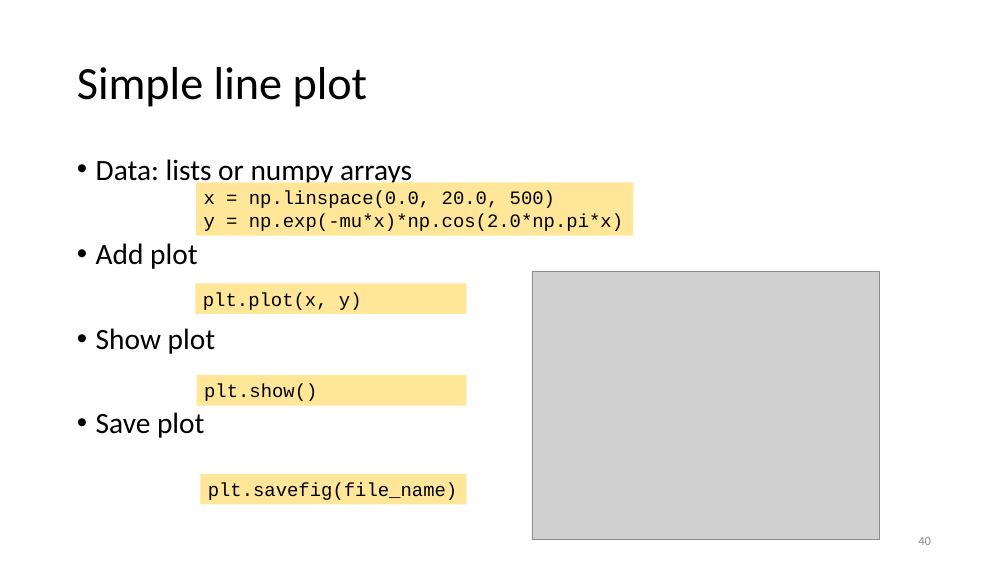
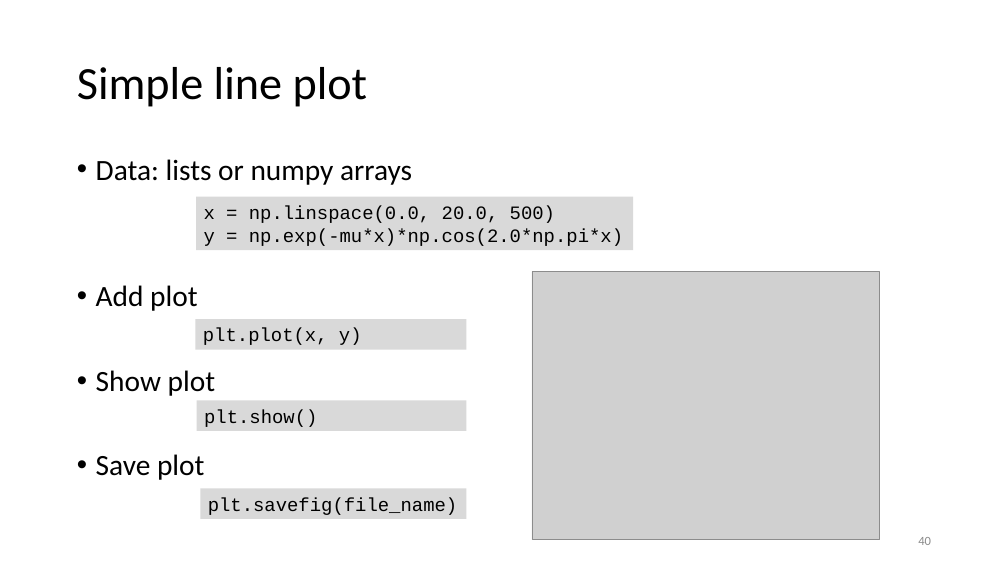
Before and after one commit to gjbex/Scientific-Python, a slide deck: slide 40 of scientific_python.pptx. Drawn at 1008x567 pixels with LibreOffice and Linux fonts; fonts in the diff are those of the drawing; grey boxes stand for pictures. Boxes give left, top, right and bottom in pixels: in the first picture for what was removed or moved away, otherwise in the second. Text is boxed around its words. In the diff, an @@ line names an element or a change of style, - is before the commit and + after.

Commit message:
Fix format of matplotlib section

```diff
--- a/scientific_python.pptx
+++ b/scientific_python.pptx
@@ text "Data: lists or numpy arrays" rewrapped from [96, 159, 412, 438] to [96, 159, 412, 480] @@
@@ rectangle "x = np.linspace(0.0, 20.0, 500)": place and size @@
-rectangle "x = np.linspace(0.0, 20.0, 500)" at [196, 182, 633, 236]
+rectangle "x = np.linspace(0.0, 20.0, 500)" at [196, 197, 633, 250]
@@ fill #FFE699 to #D9D9D9 in 4 elements at [196, 197, 633, 250], [200, 488, 467, 519], [197, 401, 467, 431], [196, 319, 467, 349] @@
@@ rectangle "plt.plot(x, y)": place and size @@
-rectangle "plt.plot(x, y)" at [196, 284, 467, 314]
+rectangle "plt.plot(x, y)" at [196, 319, 467, 349]
@@ rectangle "plt.show()": place and size @@
-rectangle "plt.show()" at [197, 375, 467, 405]
+rectangle "plt.show()" at [197, 401, 467, 431]
@@ rectangle "plt.savefig(file_name)": place and size @@
-rectangle "plt.savefig(file_name)" at [200, 474, 467, 504]
+rectangle "plt.savefig(file_name)" at [200, 488, 467, 519]
```
Also in this commit, not shown: 9 other slides changed.
